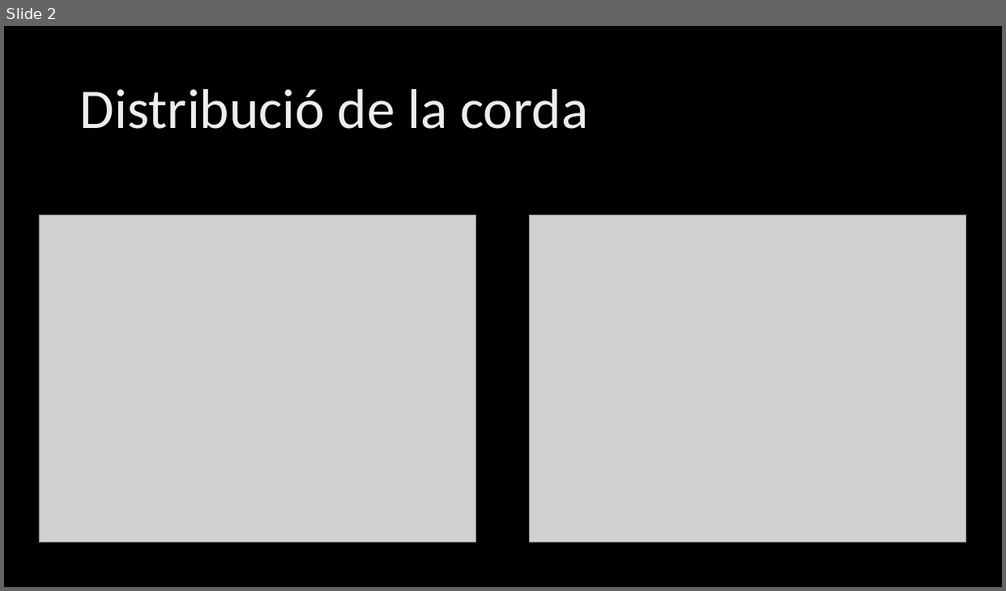
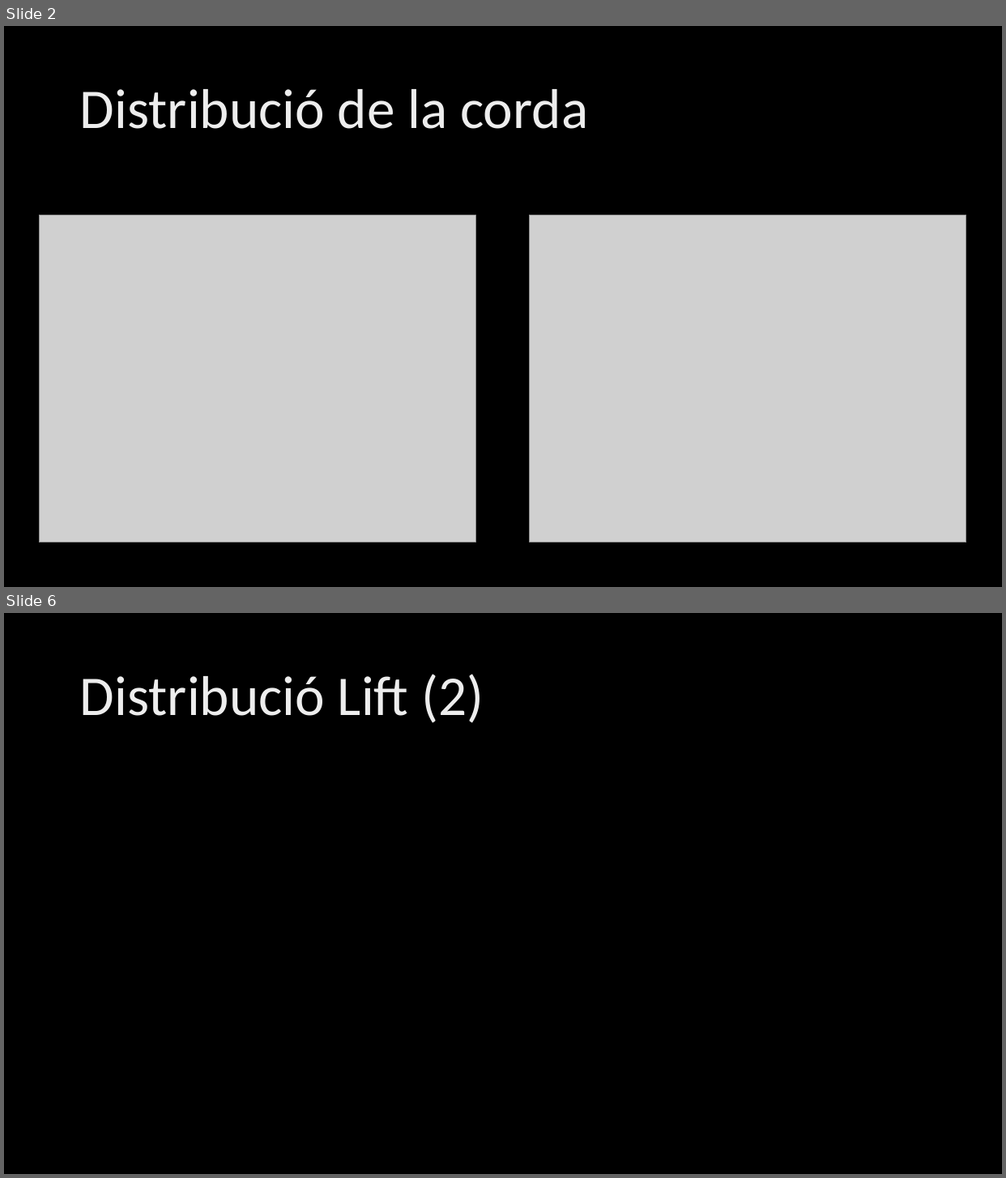
Before and after one commit to laurapla/Helicopter-BEM, a slide deck: Projecte Helicòpters.pptx. Shown one above the other, each under a label of ours: slide 2 before the commit, slides 2 and 6 after it; the slides between them are not shown. The pictures are 1006x591 and 1006x1178 pixels, drawn with LibreOffice and Linux fonts; fonts in the diff are those of the drawing; grey boxes stand for pictures; background and template pictures are left out. Boxes give left, top, right and bottom in pixels: in the first picture for what was removed or moved away, otherwise in the second. Text is boxed around its words. In the diff, an @@ line names an element or a change of style, - is before the commit and + after.

```diff
--- a/Projecte Helicòpters.pptx
+++ b/Projecte Helicòpters.pptx
@@ slide 6 added at (4,613,1002,1174), background picture (left out) @@
@@ title added at (80,674,484,723), 54 pt, text gradient #BFBFBF to #EDEDED to #FFFFFF @@
+Distribució Lift (2)
```
Also in this commit, not shown: 4 slides changed, 2 other slides added.
